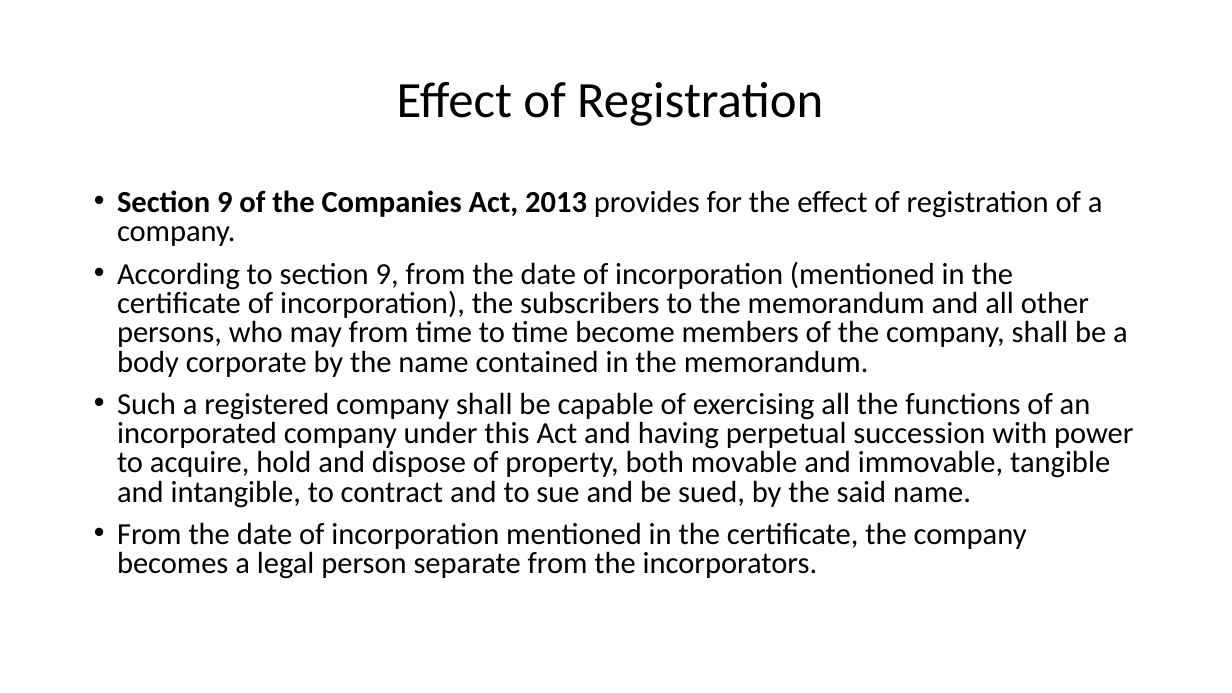
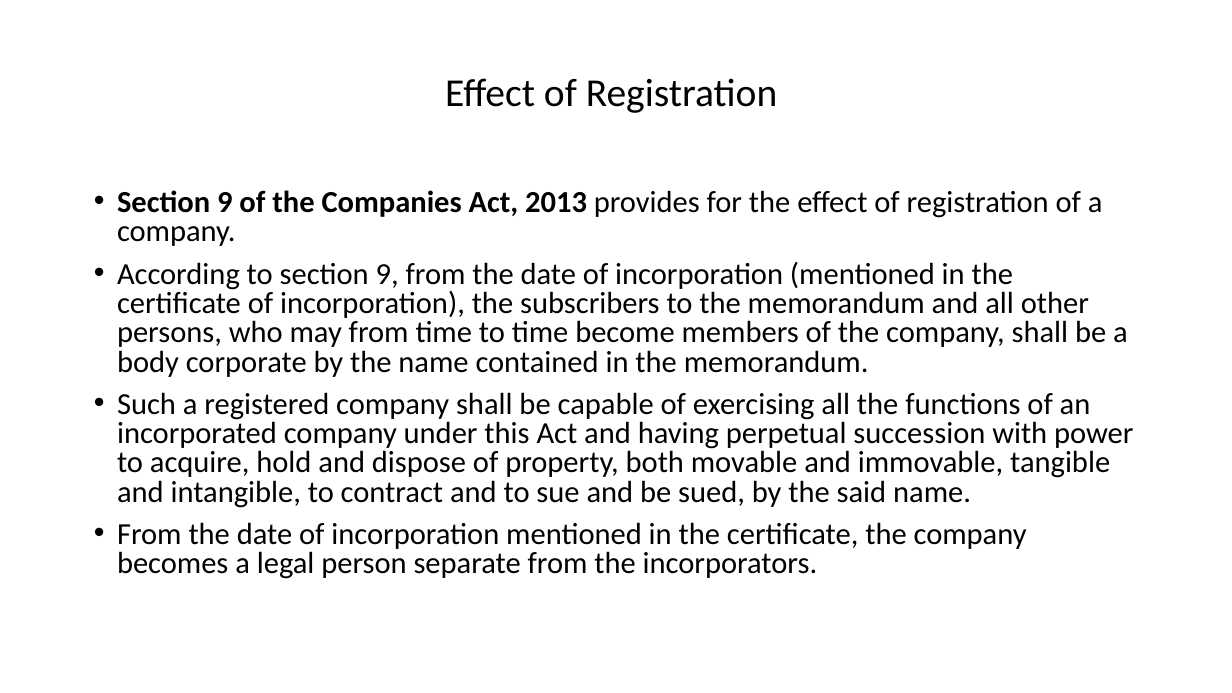
Before and after one commit to kd10041/Acads-KGP, a slide deck: slide 23 of Semester-7-Autum'24/EP61203-Financial-&-Legal-aspect-of-new-ventures/Chapter-8-Companies-Act-2013.pptx. Drawn at 1232x693 pixels with LibreOffice and Linux fonts; fonts in the diff are those of the drawing. Boxes give left, top, right and bottom in pixels: in the first picture for what was removed or moved away, otherwise in the second. Text is boxed around its words. In the diff, an @@ line names an element or a change of style, - is before the commit and + after.

```diff
--- a/Semester-7-Autum'24/EP61203-Financial-&-Legal-aspect-of-new-ventures/Chapter-8-Companies-Act-2013.pptx
+++ b/Semester-7-Autum'24/EP61203-Financial-&-Legal-aspect-of-new-ventures/Chapter-8-Companies-Act-2013.pptx
@@ title "Effect of Registration" at <box>445,78,778,113</box>: size 39.6 to 30.8 pt; line spacing 0.9 to 0.7 @@
```
Also in this commit, not shown: 26 other slides changed, 34 other files.
